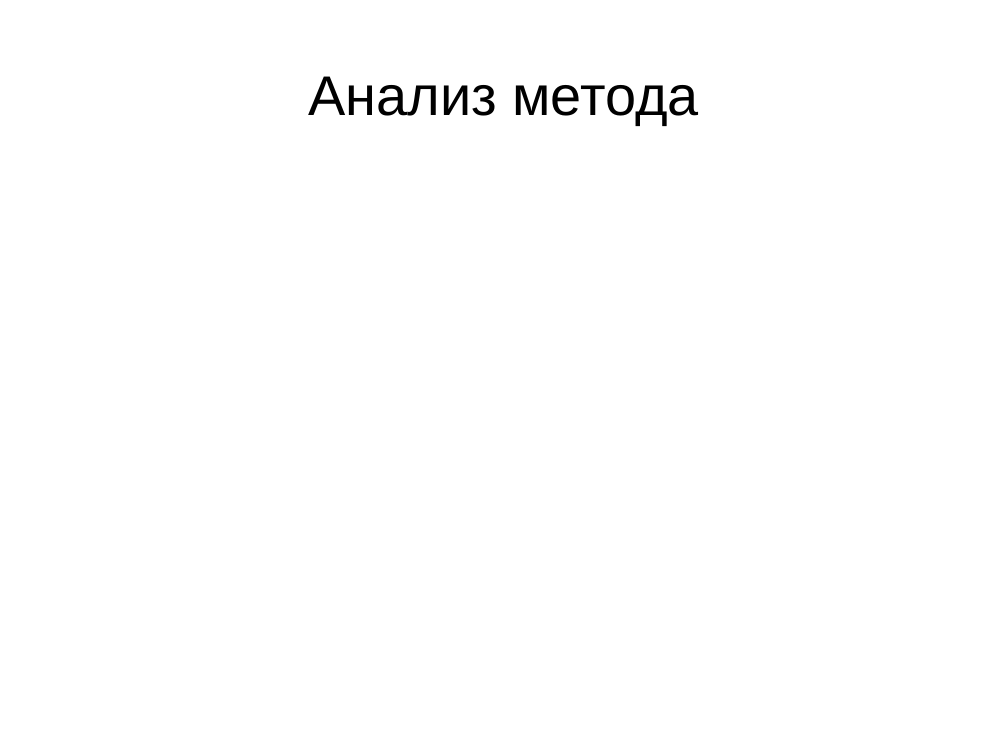
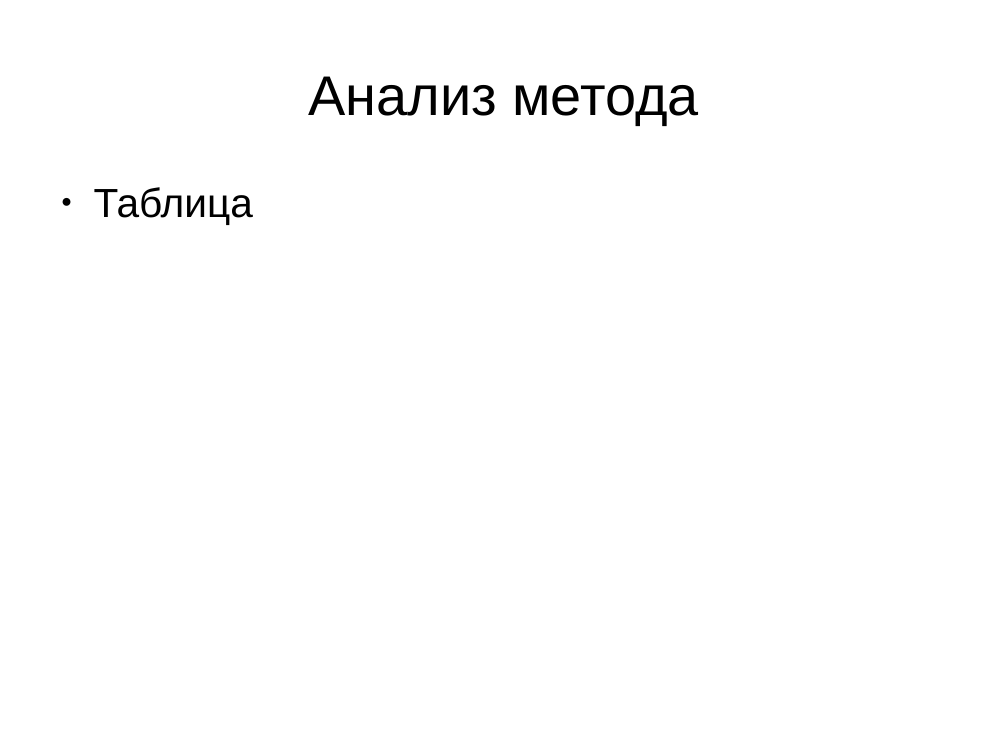
Before and after one commit to bura2017/thesis, a slide deck: slide 8 of presentation.odp (slide 6 before the commit). Drawn at 1008x756 pixels with LibreOffice and Linux fonts; fonts in the diff are those of the drawing. Boxes give left, top, right and bottom in pixels: in the first picture for what was removed or moved away, otherwise in the second. Text is boxed around its words. In the diff, an @@ line names an element or a change of style, - is before the commit and + after.

```diff
--- a/presentation.odp
+++ b/presentation.odp
@@ text added at (94,187,253,225), 32 pt, text #000000 @@
+● Таблица
```
Also in this commit, not shown: 2 other slides changed, 3 slides added, 5 other files.
